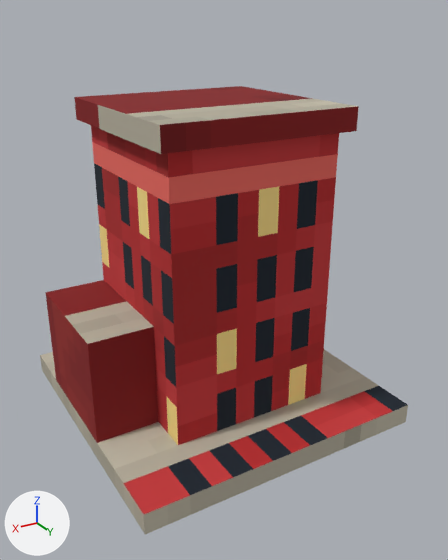
What one commit did to the glTF model public/assets/models/buildings/city_red.glb.
One viewpoint serves both versions: a 50 mm lens placed at (0.86, 1.512, 1.157), pointed at (-0.007, 0.068, 0.435). The lights are fixed; the arrows at lower left show +X, +Y and +Z. The picture after the commit comes second. Vertices at exactly the same position are counted once.

In view in the first picture: 'body'.
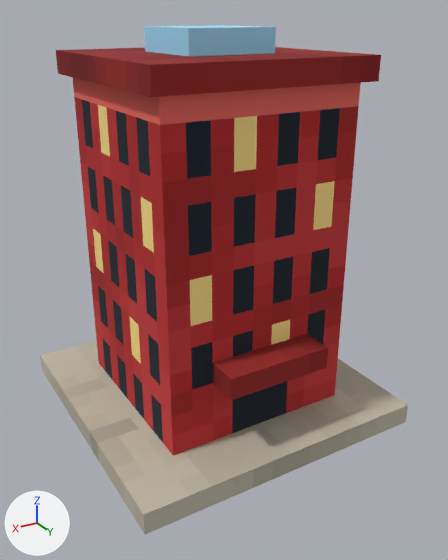
What differs and where, as boxes (x1, y1, x2, y2) in the pictures (448 x 560 px):
```json
{"object": "body", "change": "reshaped", "before": [40, 86, 408, 534], "after": [40, 25, 408, 534], "on screen": "14% taller"}
{"part": 1, "of": "me_body_rigid_batch", "change": "added", "after": [56, 47, 381, 97], "on screen": "red"}
{"part": 2, "of": "me_body_rigid_batch", "change": "rebuilt", "before": [45, 126, 339, 445], "after": [73, 78, 361, 456], "on screen": "18% taller"}
{"part": 3, "of": "me_body_rigid_batch", "change": "deleted", "before": [74, 86, 359, 154]}
{"part": 4, "of": "me_body_rigid_batch", "change": "added", "after": [213, 334, 328, 400], "on screen": "red"}
{"part": 5, "of": "me_body_rigid_batch", "change": "added", "after": [144, 25, 276, 56], "on screen": "blue"}
{"part": 6, "of": "me_body_rigid_batch", "change": "surface changed", "before": [40, 349, 408, 517], "after": [40, 340, 408, 517], "on screen": "red to grey"}
```

Edits to the scene script, one JSON object a line:
```json
{"block": "me_body_rigid_batch", "where": "# used by ob_body; parent = ob_root; location = (0.0, 0.0, 0.0)"}
{"op": "remove", "block": "me_body_rigid_batch", "code": "me_body_rigid_batch.from_pydata(...)  # 31 vertices, 40 faces; spans x -0.438..0.438, y -0.438..0.438, z 0.0..0.938"}
{"op": "add", "block": "me_body_rigid_batch", "code": "me_body_rigid_batch.from_pydata(...)  # 40 vertices, 52 faces; spans x -0.438..0.438, y -0.438..0.438, z 0.0..1.125"}
{"block": "me_body_rigid_batch", "change": "me_body_rigid_batch part 1: a new loose piece, a box spanning x -0.312..0.312, y -0.312..0.312, z 1.0..1.062, in mat_paint (picture img_paint)"}
{"block": "me_body_rigid_batch", "change": "me_body_rigid_batch part 2: the loose piece of 15 vertices spanning x -0.25..0.438, y -0.25..0.25, z 0.062..0.875 is rebuilt with 8 vertices and now spans x -0.281..0.281, y -0.281..0.281, z 0.062..1.0"}
{"block": "me_body_rigid_batch", "change": "me_body_rigid_batch part 3: the loose piece of 8 vertices spanning x -0.281..0.281, y -0.281..0.281, z 0.875..0.938 is deleted"}
{"block": "me_body_rigid_batch", "change": "me_body_rigid_batch part 4"}
{"block": "me_body_rigid_batch", "change": "8 vertices are added at x -0.156..0.156, y 0.25..0.375, z 0.25..0.312"}
{"block": "me_body_rigid_batch", "change": "10 new faces join them"}
{"block": "me_body_rigid_batch", "change": "me_body_rigid_batch part 5"}
{"block": "me_body_rigid_batch", "change": "8 vertices are added at x -0.125..0.125, y -0.125..0.125, z 1.062..1.125"}
{"block": "me_body_rigid_batch", "change": "10 new faces join them"}
{"block": "me_body_rigid_batch", "change": "me_body_rigid_batch part 6: 12 kept faces spanning x -0.438..0.438, y -0.438..0.438, z 0.0..0.062 get new texture (UV) coordinates"}
```
